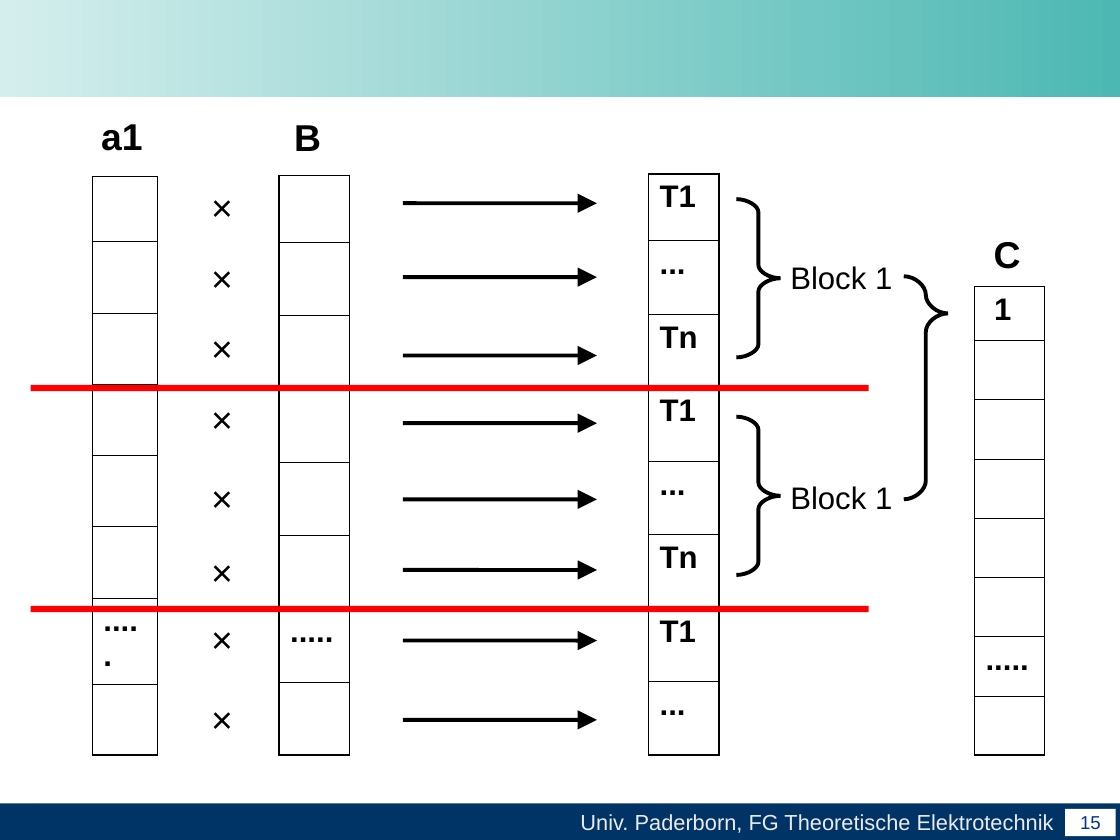
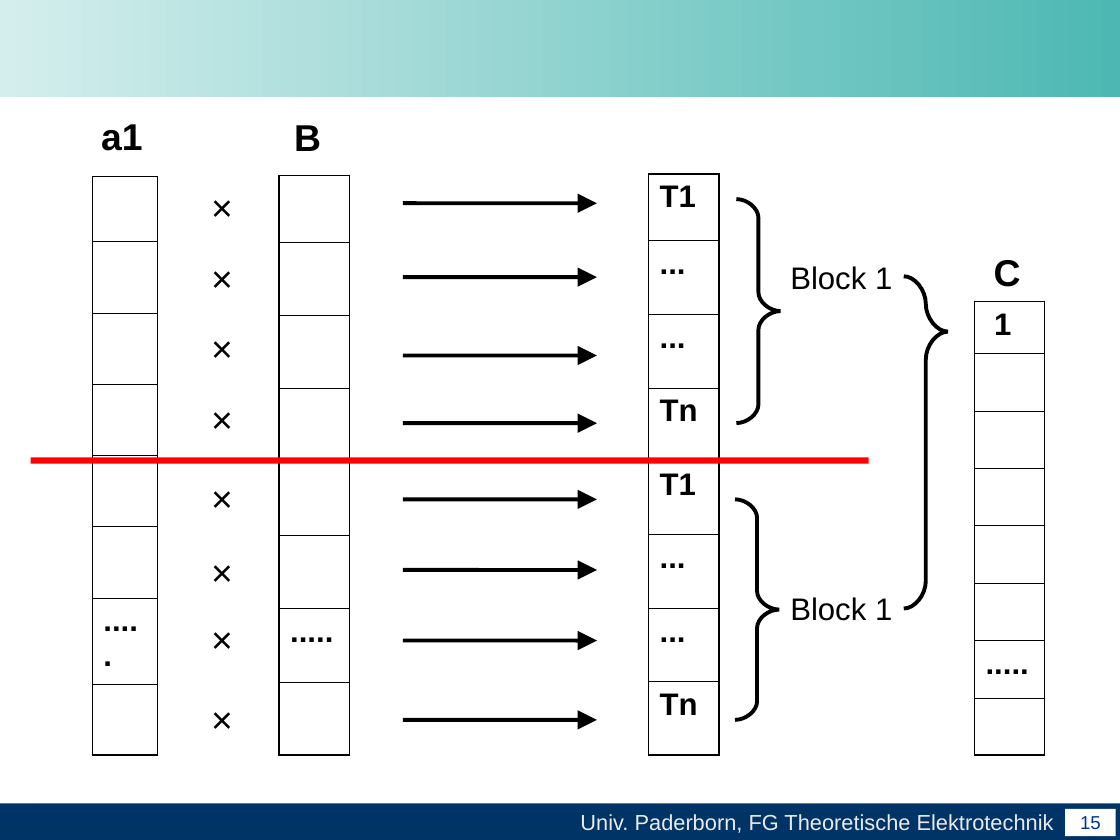
Before and after one commit to unconditional/projektarbeitcuda, a slide deck: slide 15 of Vortrag/Zwischenvortrag der Projektarbeit CUDA.ppt. Drawn at 1120x840 pixels with LibreOffice and Linux fonts; fonts in the diff are those of the drawing; background and template pictures are left out. Boxes give left, top, right and bottom in pixels: in the first picture for what was removed or moved away, otherwise in the second. Text is boxed around its words. In the diff, an @@ line names an element or a change of style, - is before the commit and + after.

```diff
--- a/Vortrag/Zwischenvortrag der Projektarbeit CUDA.ppt
+++ b/Vortrag/Zwischenvortrag der Projektarbeit CUDA.ppt
@@ table at (648,174,719,755) @@
+row 2: ...
+row 7: ...
-row 7: T1
-row 8: ...
@@ freeform shape: place and size @@
-freeform shape at (736,199,780,357)
+freeform shape at (736,199,780,423)
@@ text "C": place and size @@
-text "C" at (994,242,1021,269)
+text "C" at (994,260,1021,287)
@@ freeform shape: place and size @@
-freeform shape at (904,277,948,500)
+freeform shape at (904,277,948,609)
@@ table: place and size @@
-table at (974,287,1045,755)
+table at (974,301,1045,755)
@@ line moved from (30, 388) - (869, 388) to (30, 460) - (869, 460) @@
@@ freeform shape: place and size @@
-freeform shape at (736,417,780,575)
+freeform shape at (735,500,778,720)
@@ text "Block 1": place and size @@
-text "Block 1" at (790,486,892,510)
+text "Block 1" at (790,597,892,621)
@@ line removed from (30, 609) to (869, 609) @@
```
Also in this commit, not shown: 1 other slide changed, 1 slide added, 1 slide removed.
